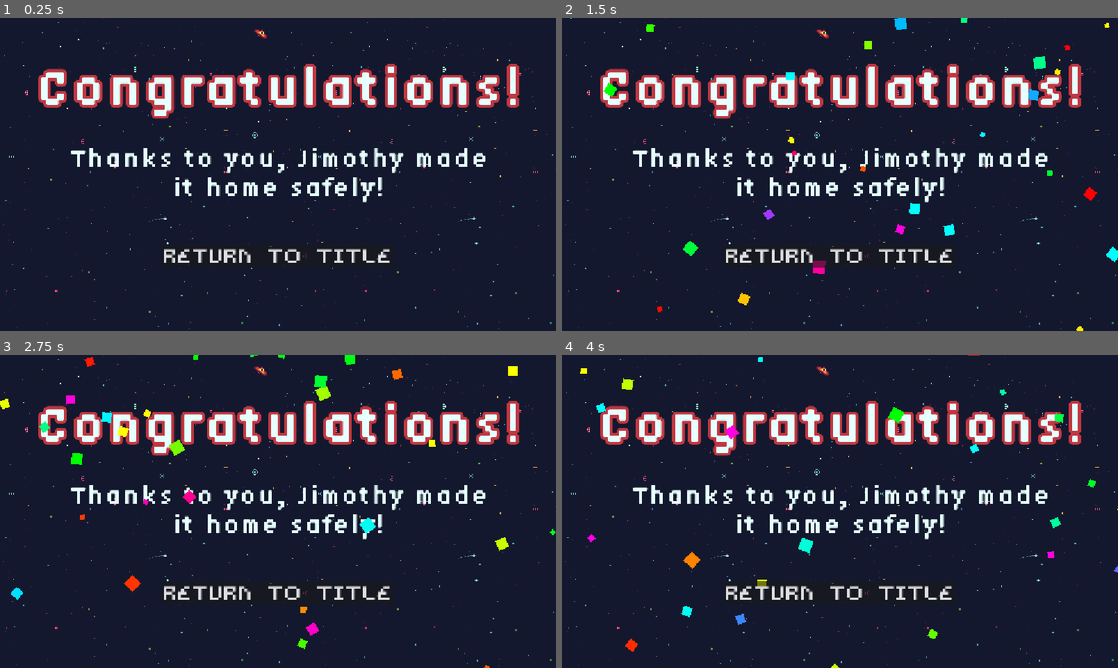
Above: before the commit, frames 1-4 (two rows, left to right).
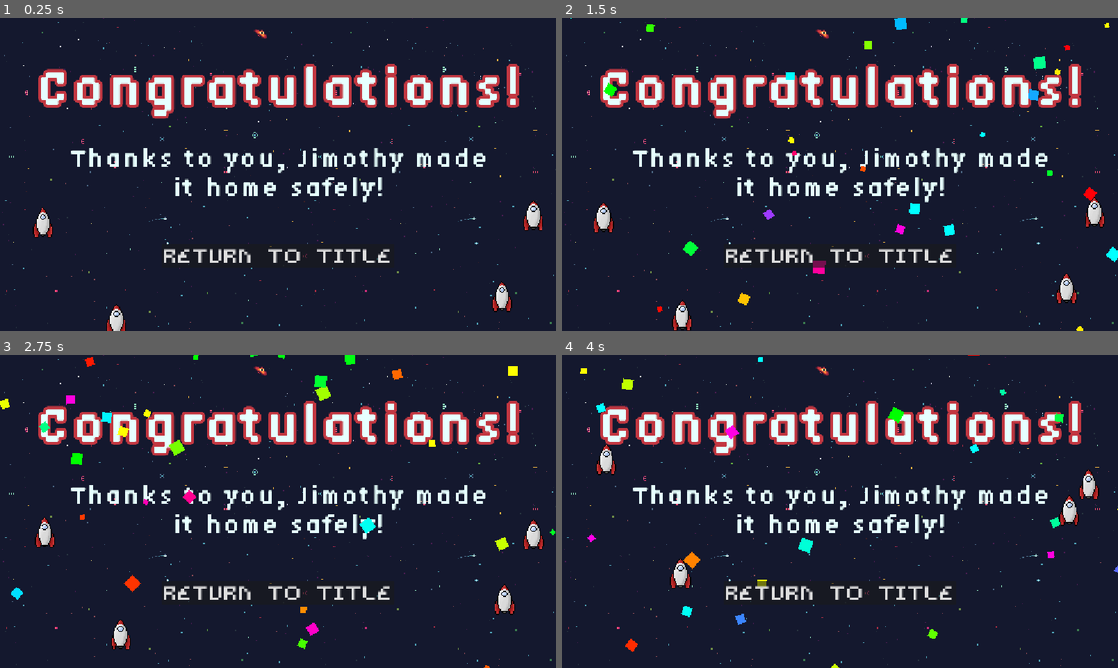
Above: after the commit, the same moments.

Repository: rsburke4/gmtk2026
Game: Godot game, scene res://scenes/win.tscn
Same seed, same stepped clock (60 frames per second), same inputs: the game is played once before the commit and once after it. This scene is started directly instead of the project's main scene.
Inputs:
- Up to frame 1 (0.25 s): no input
- Up to frame 2 (1.5 s): hold Right (move_right) 0.53-1.28 s; hold Down (move_down) from 1.28 s (still down)
- Up to frame 3 (2.75 s): release Down (move_down) at 2.03 s; hold Right (move_right) from 2.03 s (still down)
- Up to frame 4 (4 s): release Right (move_right) at 2.78 s; hold W (move_up) 2.78-3.53 s; hold A (move_left) from 3.53 s (still down)

The runs differ from the first frame. In frame 1, 0.9% of the frame differs, in the area x 5-98%, y 58-100%; in frame 2, 1.0%, in the area x 5-98%, y 57-100%; in frame 3, 1.0%; in frame 4, 1.0%.

Commit message:
Add rockets to end screen that launch

Diff:
--- /dev/null
+++ b/scenes/end_card.gd
@@ -0,0 +1,18 @@
+extends Node2D
+
+@onready var space_ship_1: Area2D = $CanvasLayer/SpaceShip1
+@onready var space_ship_2: Area2D = $CanvasLayer/SpaceShip2
+@onready var space_ship_3: Area2D = $CanvasLayer/SpaceShip3
+@onready var space_ship_4: Area2D = $CanvasLayer/SpaceShip4
+
+func _on_ship_4_timer_timeout() -> void:
+	space_ship_4.launch()
+
+func _on_ship_3_timer_timeout() -> void:
+	space_ship_3.launch()
+
+func _on_ship_2_timer_timeout() -> void:
+	space_ship_2.launch()
+
+func _on_ship_1_timer_timeout() -> void:
+	space_ship_1.launch()
--- a/scenes/win.tscn
+++ b/scenes/win.tscn
@@ -1,5 +1,7 @@
 [gd_scene format=3 uid="uid://03hpvid1k3dg"]
 
+[ext_resource type="PackedScene" uid="uid://cown2rwperj6e" path="res://entities/SpaceShip.tscn" id="1_5vxan"]
+[ext_resource type="Script" uid="uid://f0vt0g0wyiih" path="res://scenes/end_card.gd" id="1_4826q"]
 [ext_resource type="FontFile" uid="uid://xcioku6weti7" path="res://assets/fonts/Singsong.otf" id="1_r4oei"]
 [ext_resource type="Texture2D" uid="uid://csrjv0lqq5tk4" path="res://assets/Images/endcard.png" id="1_tylv2"]
 [ext_resource type="Script" uid="uid://c1foc3gq8sah6" path="res://scripts/winButton.gd" id="2_826fv"]
@@ -16,6 +18,7 @@
 font_size = 30
 
 [node name="Node2D" type="Node2D" unique_id=607936244]
+script = ExtResource("1_4826q")
 
 [node name="CanvasLayer" type="CanvasLayer" parent="." unique_id=1154776179]
 
@@ -87,9 +90,53 @@
 text = "Return To Title"
 script = ExtResource("2_826fv")
 
+[node name="SpaceShip1" parent="CanvasLayer" unique_id=1623135886 instance=ExtResource("1_5vxan")]
+z_as_relative = false
+position = Vector2(1040, 576)
+scale = Vector2(2, 2)
+
+[node name="SpaceShip2" parent="CanvasLayer" unique_id=836868997 instance=ExtResource("1_5vxan")]
+z_as_relative = false
+position = Vector2(88, 424)
+scale = Vector2(2, 2)
+
+[node name="SpaceShip3" parent="CanvasLayer" unique_id=1765815768 instance=ExtResource("1_5vxan")]
+z_as_relative = false
+position = Vector2(240, 624)
+scale = Vector2(2, 2)
+
+[node name="SpaceShip4" parent="CanvasLayer" unique_id=1402130753 instance=ExtResource("1_5vxan")]
+z_as_relative = false
+position = Vector2(1104, 408)
+scale = Vector2(2, 2)
+
 [node name="AudioStreamPlayer2D" type="AudioStreamPlayer2D" parent="." unique_id=1390196108]
 stream = ExtResource("3_iiocm")
 autoplay = true
 bus = &"SFX"
 
+[node name="Ship1Timer" type="Timer" parent="." unique_id=29732622]
+wait_time = 0.2
+one_shot = true
+autostart = true
+
+[node name="Ship2Timer" type="Timer" parent="." unique_id=1686254384]
+wait_time = 0.4
+one_shot = true
+autostart = true
+
+[node name="Ship3Timer" type="Timer" parent="." unique_id=1454437978]
+wait_time = 0.6
+one_shot = true
+autostart = true
+
+[node name="Ship4Timer" type="Timer" parent="." unique_id=327543294]
+wait_time = 0.8
+one_shot = true
+autostart = true
+
 [connection signal="button_up" from="CanvasLayer/Button" to="CanvasLayer/Button" method="_on_button_up"]
+[connection signal="timeout" from="Ship1Timer" to="." method="_on_ship_1_timer_timeout"]
+[connection signal="timeout" from="Ship2Timer" to="." method="_on_ship_2_timer_timeout"]
+[connection signal="timeout" from="Ship3Timer" to="." method="_on_ship_3_timer_timeout"]
+[connection signal="timeout" from="Ship4Timer" to="." method="_on_ship_4_timer_timeout"]
--- a/scripts/space_ship.gd
+++ b/scripts/space_ship.gd
@@ -6,13 +6,18 @@
 @onready var winTimer : Timer = $WinTimer
 @onready var rocketSound : AudioStreamPlayer2D = $RocketAudio
 @onready var emitter : CPUParticles2D = $CPUParticles2D
+var launchActive = false
 
 func _process(delta: float) -> void:
 	if(level_win and !winTimer.is_stopped()):
+		launch()
+	if(launchActive):
 		launchForce += launchForce * delta
 		move_local_y(-launchForce)
 		move_local_x(randf_range(-1.0, 1.0) * shakeAmplitude)
 
+func launch() -> void:
+	launchActive = true
 
 func _on_body_entered(body: Player) -> void:
 	audio_stream_player_2d.play()
Not shown, added: scenes/end_card.gd.uid
